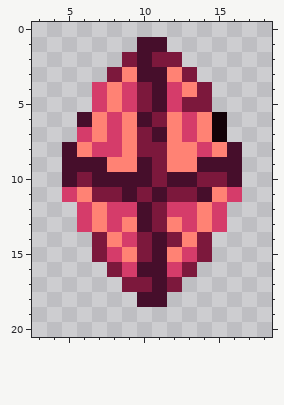
Two versions of one pixel-art sprite, game/assets/image/game/artifact_7.png. This is how it looked before the edit.
The file is 24x24 pixels. Shown: x 3..18, y 0..20.
Once edited:
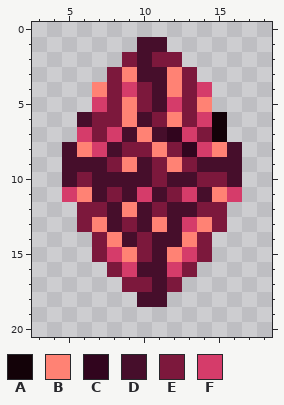
Palette (. is transparent): A #130208  B #ff8274  C #31051e  D #460e2b  E #7c183c  F #d53c6a
Difference:
@@ x 3..18 @@
  3 .....EBDDBE.....
- 4 ....FBFEDFBE....
- 5 ....FBFEDFEE....
- 6 ...DBFBDEBFBA...
- 7 ...FBFBEDBFBA...
- 8 ..DBFFBEEBBFBD..
- 9 ..DDDBBDEBBDDD..
+ 4 ....BEFEDBEF....
+ 5 ....FEBEDFEB....
+ 6 ...DEEBDEBEFA...
+ 7 ...FEFDBDCFEA...
+ 8 ..DBFDEEBECFBD..
+ 9 ..DDDEBDEBEDDD..
 10 ..DEDDDDEDDEED..
-11 ..FBEEDEDEEDBF..
-12 ...FBFFDEFFBF...
-13 ...FBFBDEBFBF...
-14 ....EBFEDEBE....
+11 ..FBDEDFDEFDBF..
+12 ...EEDBDEDDEE...
+13 ...EBDEDBDFBE...
+14 ....EBDEDDBE....
 15 ....EFBEDBFE....
Changed places in both pictures, as pixel boxes (x1, y1, x2, y2):
changed: (77, 82, 227, 247)
